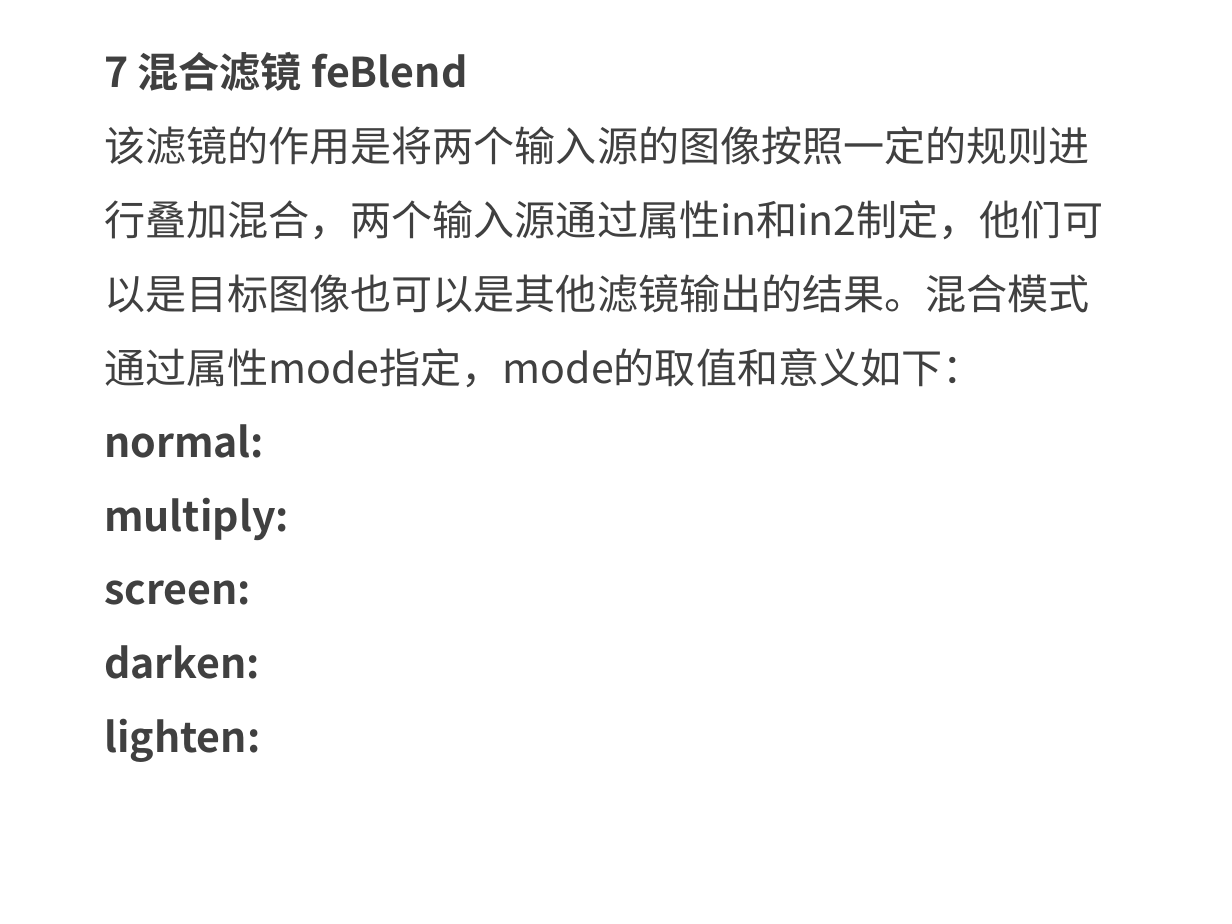
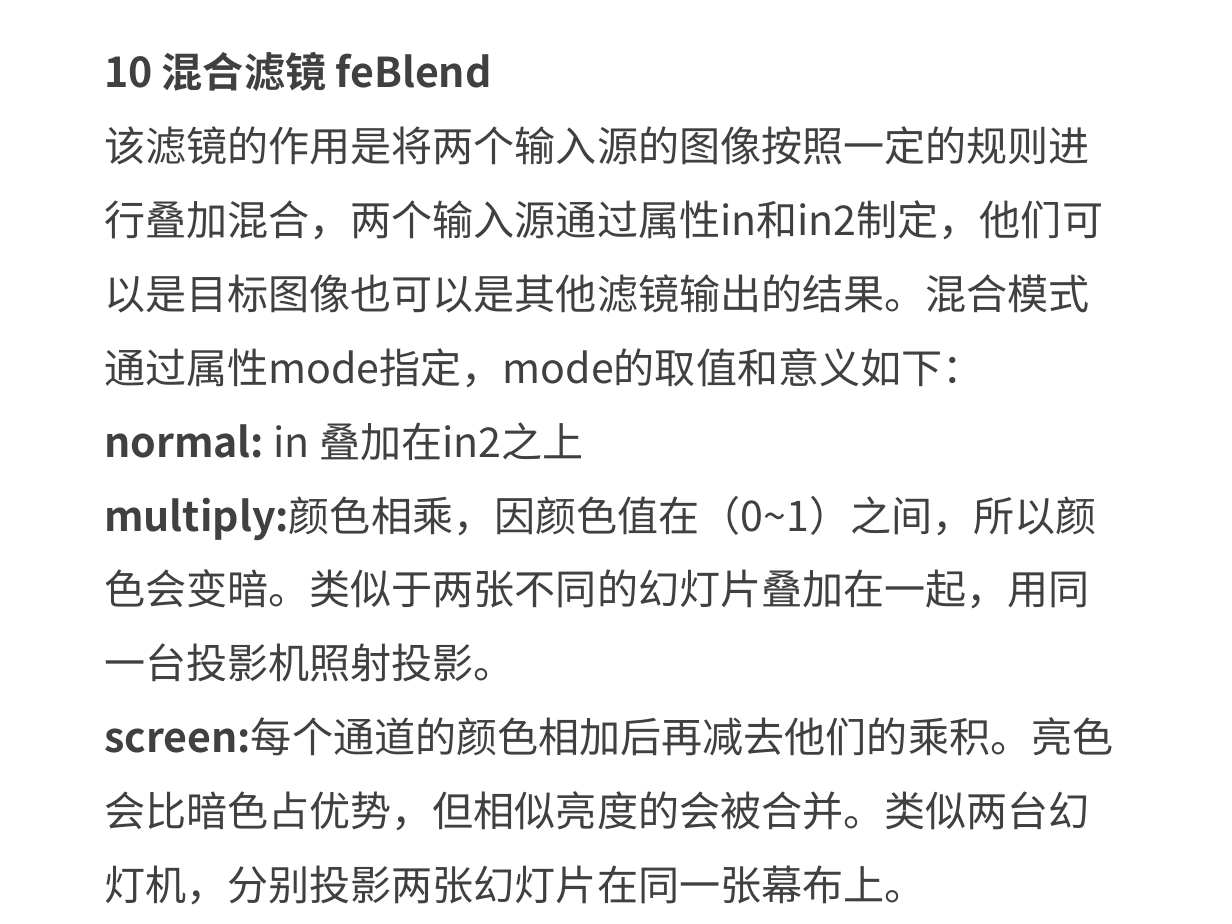
Before and after one commit to kong66/webAni, a slide deck: slide 17 of 13-svg-filter1/svg-filter-1.pptx (slide 10 before the commit). Drawn at 1232x924 pixels with LibreOffice and Linux fonts; fonts in the diff are those of the drawing. Boxes give left, top, right and bottom in pixels: in the first picture for what was removed or moved away, otherwise in the second. Text is boxed around its words. In the diff, an @@ line names an element or a change of style, - is before the commit and + after.

```diff
--- a/13-svg-filter1/svg-filter-1.pptx
+++ b/13-svg-filter1/svg-filter-1.pptx
@@ text at (104, 52, 492, 91): text changed @@
-7 混合滤镜 feBlend
+10 混合滤镜 feBlend
@@ text at (104, 422, 1113, 904): text changed; bold off @@
-normal:
-multiply:
-screen:
-darken:
-lighten:
+normal: in 叠加在in2之上
+multiply:颜色相乘，因颜色值在（0~1）之间，所以颜色会变暗。类似于两张不同的幻灯片叠加在一起，用同一台投影机照射投影。
+screen:每个通道的颜色相加后再减去他们的乘积。亮色会比暗色占优势，但相似亮度的会被合并。类似两台幻灯机，分别投影两张幻灯片在同一张幕布上。
```
Also in this commit, not shown: 5 other slides changed, 17 slides added, 5 slides removed, 26 other files.
